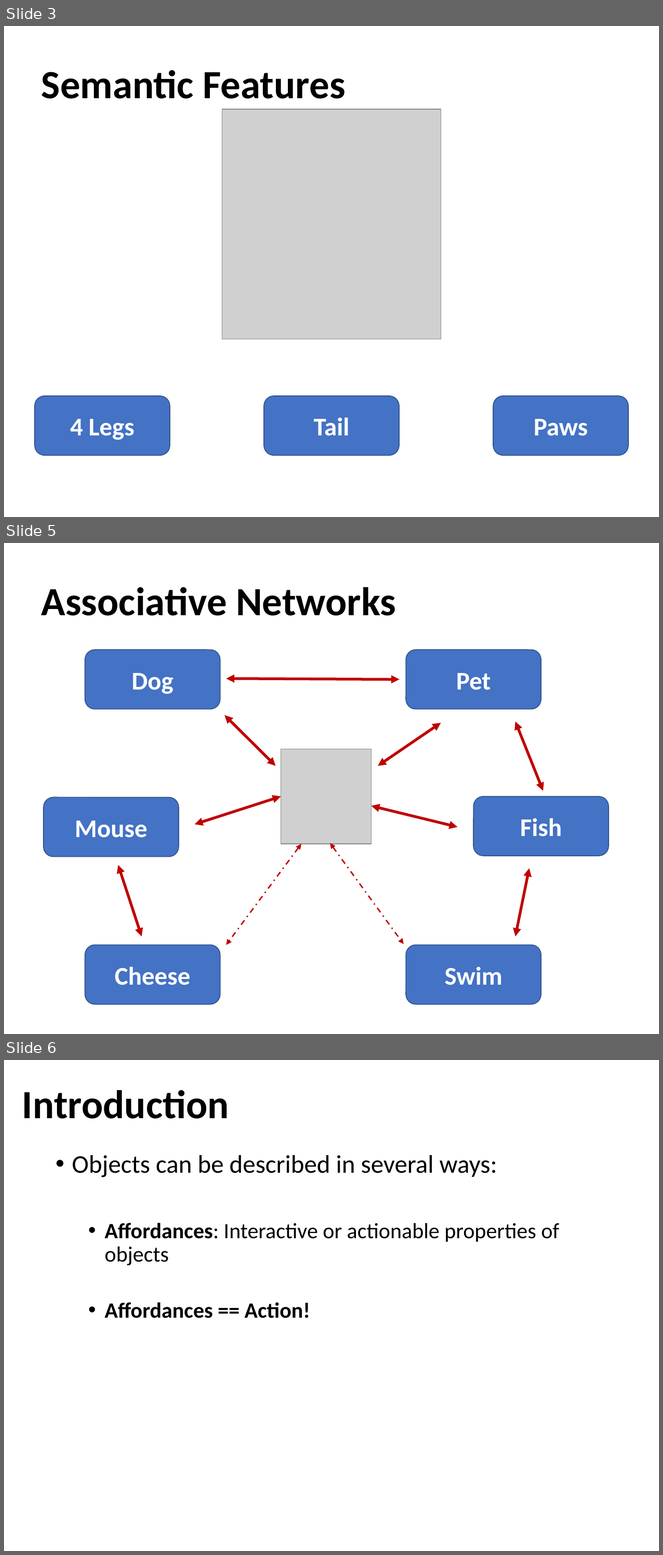
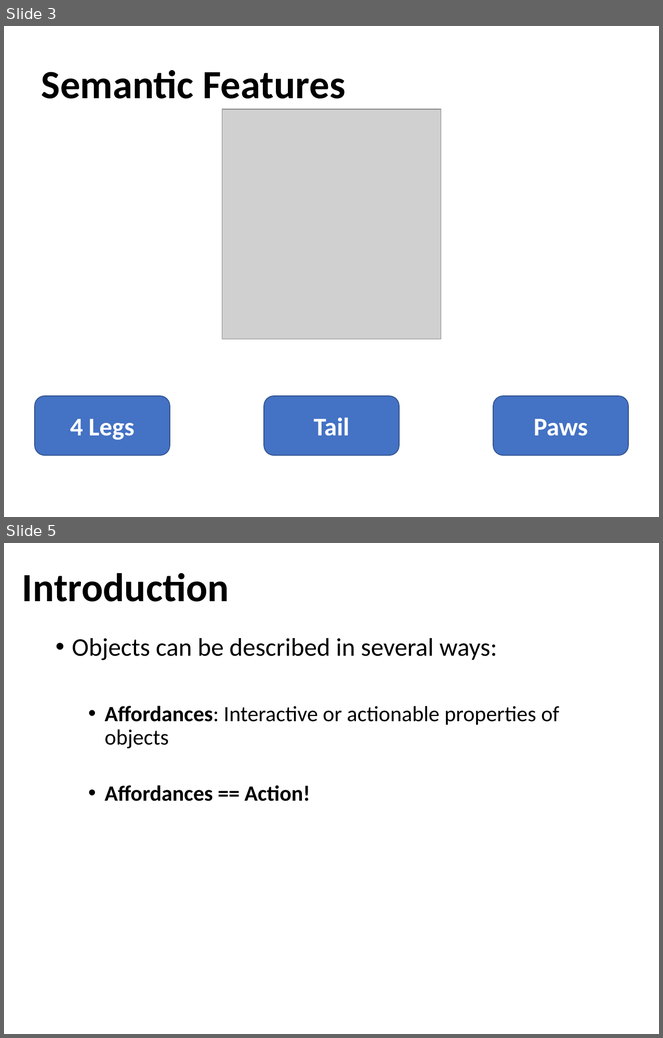
Before and after one commit to npm27/Affordance-Norms, a slide deck: 5 Presentations/UCONN 2022.pptx. Shown one above the other, each under a label of ours: slides 3, 5 and 6 before the commit, slides 3 and 5 after it; the slides between them are not shown. The pictures are 663x1555 and 663x1038 pixels, drawn with LibreOffice and Linux fonts; fonts in the diff are those of the drawing; grey boxes stand for pictures. Boxes give left, top, right and bottom in pixels: in the first picture for what was removed or moved away, otherwise in the second. Text is boxed around its words. In the diff, an @@ line names an element or a change of style, - is before the commit and + after.

```diff
--- a/5 Presentations/UCONN 2022.pptx
+++ b/5 Presentations/UCONN 2022.pptx
@@ slide 5 removed at [4, 543, 659, 1034], background #FFFFFF @@
@@ title removed at [41, 587, 396, 616] @@
-Associative Networks
@@ rounded rectangle removed at [85, 650, 220, 709] @@
-Dog
@@ rounded rectangle removed at [406, 650, 541, 709] @@
-Pet
@@ double arrow removed from (400, 679) to (226, 679) @@
@@ double arrow removed from (276, 766) to (225, 715) @@
@@ double arrow removed from (441, 723) to (378, 766) @@
@@ double arrow removed from (543, 792) to (516, 722) @@
@@ picture removed at [281, 749, 372, 845] @@
@@ rounded rectangle removed at [44, 797, 178, 857] @@
-Mouse
@@ double arrow removed from (281, 797) to (195, 825) @@
@@ double arrow removed from (457, 827) to (372, 807) @@
@@ rounded rectangle removed at [474, 797, 609, 856] @@
-Fish
@@ double arrow removed from (301, 845) to (226, 945) @@
@@ double arrow removed from (330, 843) to (404, 944) @@
@@ double arrow removed from (142, 937) to (118, 865) @@
@@ double arrow removed from (516, 937) to (530, 869) @@
@@ rounded rectangle removed at [85, 945, 220, 1005] @@
-Cheese
@@ rounded rectangle removed at [406, 945, 541, 1005] @@
-Swim
@@ what was slide 6 is now slide 5 @@
```
Also in this commit, not shown: 4 slides changed, 18 other files.
